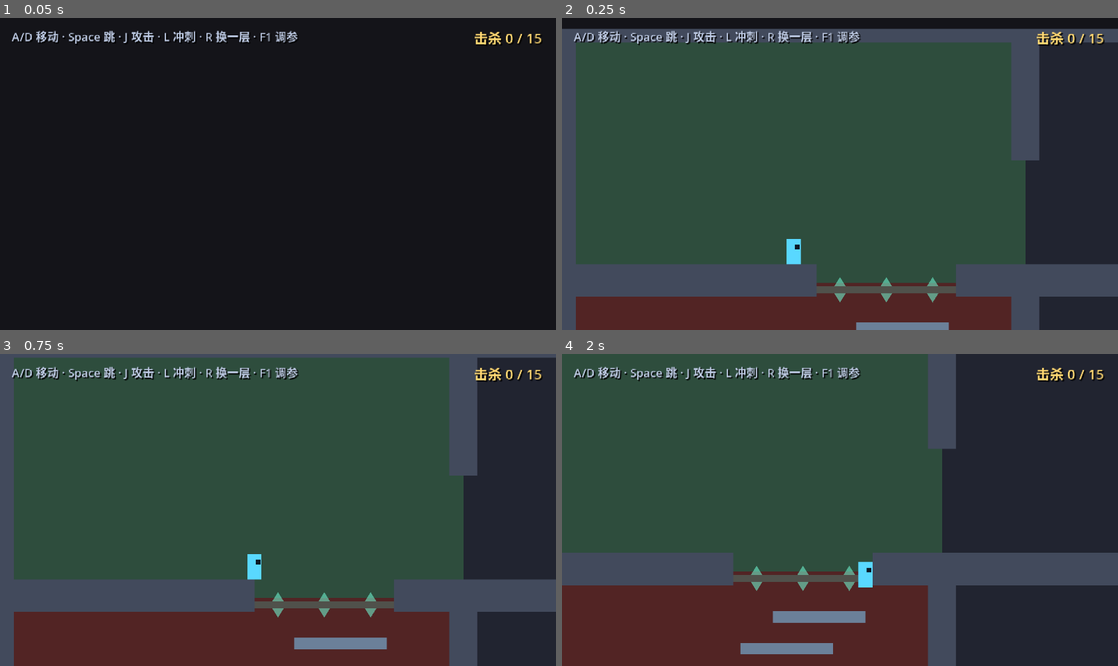
Above: before the commit, frames 1-4 (two rows, left to right).
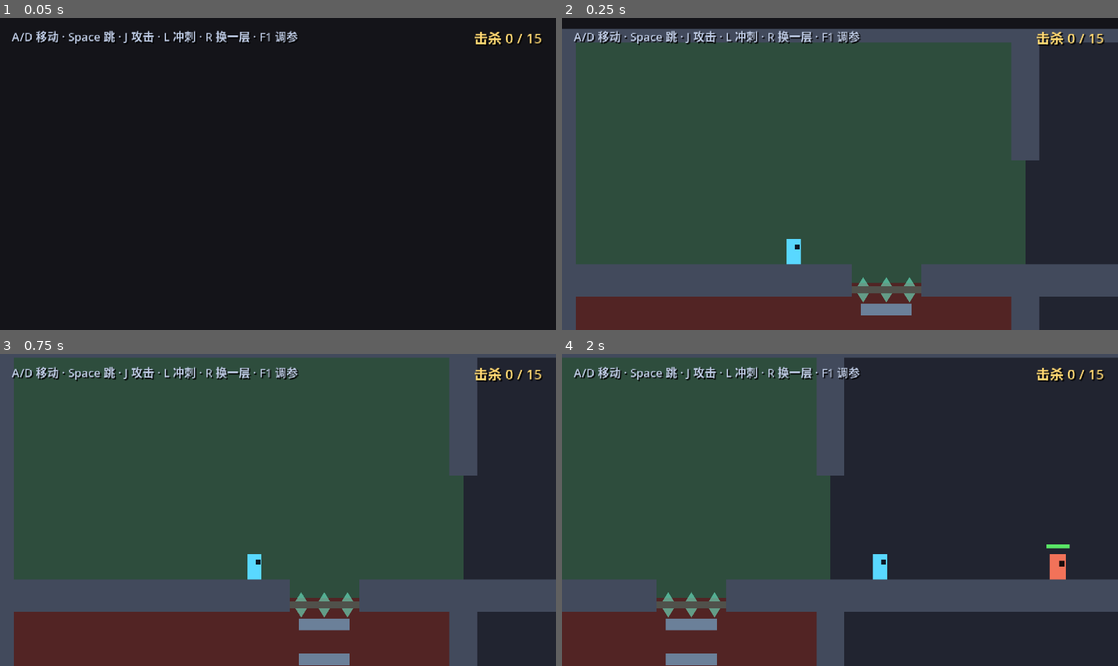
Above: after the commit, the same moments.

Repository: Palard-Lancelot/Palard-ZMD
Game: Godot game, scene res://scenes/world/generated_level.tscn
The game is run twice, just before and just after one commit, with the same random seed, the same clock (stepped at 60 frames per second) and the same inputs. This scene is started directly instead of the project's main scene.
Inputs:
- Up to frame 1 (0.05 s): no input
- Up to frame 2 (0.25 s): no input
- Up to frame 3 (0.75 s): tap Enter at 0.5 s; hold D (move_right) from 0.53 s (still down); tap J (attack) at 0.6 s
- Up to frame 4 (2 s): keep holding D (move_right); tap Space (jump) at 0.77, 1.52 s; tap L (dash) at 1.35 s

Frame 1 is identical in both runs. In frame 2, 1.9% of the frame differs, in the area x 45-71%, y 79-100%; in frame 3, 2.5%; in frame 4, 37%, in the area x 0-100%, y 0-100%.

Commit message:
fix(levelgen): 竖井爬不上去的真正原因 —— 最后一跳够不到 + 洞太宽
用户反馈"方块跳到最高也过不去"，前两次都改错方向（加台阶、加宽洞）。
按坐标算清楚后是三个独立的数同时不满足：

1. 最后一跳够不到
   上层房间可站立面 y=-16，最高台阶 y=+39.6，需要 55.6px，跳跃只有 45px
   → 脚底最高停在 -8.4，永远差 7.6px
   改为锚定 TOP_LEDGE_Y=23，最后一跳固定 40px

2. 玩家头会伸进上层地板底面
   约束 TOP_LEDGE_Y >= 玩家高 22

3. 从洞里冒出来后横向够不着实地（真正的元凶）
   滞空 0.265s、空中加速 1237px/s² → 只能横移约 33px
   而洞宽 120 时从洞中央到实地需要 54px，永远差 21px
   → V_SHAFT_W 120→60，LEDGE_W 80→44，台阶不再左右交错
   （洞的可见性由青色标记负责，不靠把洞开大）

测试判据一并修正：
  旧判据"攀升 >= ROOM_H*0.85"在 y=+17 就判通过，而可站立面在 y=-16 ——
  玩家只是蹦一下就算过，这是这个 bug 藏了这么久的直接原因。
  新判据：is_on_floor() 且 position.y < 边界 y，即必须真的站在上层房间里。

同时修复测试环境噪声：
  PALARD_ISOLATE 只有 test_level.gd 实现，generated_level.gd 不看它，
  几何测试跑几十秒足够被敌人打死，玩家进 DEAD 后整组不起跳，
  报出来是"最高 +0px"，看着像几何 bug。现在两个关卡脚本都认这个变量。

顺带修掉两处测试脆弱点：
  - test_level_geometry 的射线不认 one_way_collision，台阶间距改成 30.17px
    后正好和 30/60/90/120/150/180 的探测高度重合，6 条通的门被误判堵死
    → 改为只测贴地 5/11/17px 的走路通道
  - test_generated_level 原来"一路按右键 200 帧位移>120px 算过"，
    玩家会踩进地板竖井洞掉到下层 → 改为挑真实水平边，跨过墙就收工

12 套件 / 72 断言全部通过；垂直攀爬 7/7 组真正站进上层房间，最差顶点余量 +12px

Diff:
--- a/scripts/world/generated_level.gd
+++ b/scripts/world/generated_level.gd
@@ -13,6 +13,14 @@
 const RoomGraphScript := preload("res://scripts/world/room_graph.gd")
 const LevelBuilder := preload("res://scripts/world/level_builder.gd")
 const RusherScene := preload("res://scenes/enemies/rusher.tscn")
+
+## 隔离模式：环境变量 PALARD_ISOLATE=1 时冻结所有敌人 AI。
+##
+## ⚠️ 为什么生成关卡也必须支持：几何类测试（垂直攀爬 / 关卡几何）要跑几十秒
+##    游戏时间，敌人是活的就会把玩家打死 —— 玩家一进 DEAD 状态就再也跳不起来，
+##    测试报出来的现象是"这一组完全没起跳"，看着像几何 bug，其实是战斗干扰。
+##    这类"测试环境本身引入了噪声"的坑，比被测代码的 bug 更难查。
+const ISOLATE_ENV := "PALARD_ISOLATE"
 
 ## 默认种子（可按 R 换一个）
 var seed_value: int = 12345
@@ -101,9 +109,28 @@
 	overlay.visible = false
 	_update_hud()
 
-	print("[GENLEVEL] 种子 %d  房间 %d  敌人 %d  入口→出口跨度 %d 格" % [
+	if OS.get_environment(ISOLATE_ENV) == "1":
+		_isolate_enemies()
+
+	print("[GENLEVEL] 种子 %d  房间 %d  敌人 %d  入口→出口跨度 %d 格%s" % [
 		seed_value, graph.rooms.size(), _total_enemies,
-		graph.stats.get("entrance_exit_dx", -1)])
+		graph.stats.get("entrance_exit_dx", -1),
+		"（隔离模式：敌人 AI 已冻结）" if OS.get_environment(ISOLATE_ENV) == "1" else ""])
+
+
+## 冻结所有敌人的 AI 与攻击盒（保留可被攻击的靶子）
+func _isolate_enemies() -> void:
+	var count := 0
+	for c in get_children():
+		if not c.is_in_group("generated_enemy") or not is_instance_valid(c):
+			continue
+		c.set_physics_process(false)
+		c.set("hostile", false)
+		var ab: Node = c.get_node_or_null("EnemyAttackBox")
+		if ab and ab.has_method("deactivate"):
+			ab.deactivate()
+		count += 1
+	print("[GENLEVEL] 已冻结 %d 个敌人的 AI" % count)
 
 
 # ============================================================
--- a/scripts/world/level_builder.gd
+++ b/scripts/world/level_builder.gd
@@ -101,11 +101,12 @@
 # 现在的方案：**上行洞与下行洞在 X 方向错开**。
 #   上行洞在 center - SHIFT，下行洞在 center + SHIFT。
 #   这样玩家永远能站在「下行洞旁边」的实地上，从上行洞往上跳。
-const V_SHAFT_W := 120.0      ## 洞宽
+const V_SHAFT_W := 60.0       ## 洞宽。⚠️ 见下方「洞宽 = 难度」的算式，不要凭感觉调大
 const V_SHAFT_SHIFT := 80.0   ## 上行洞/下行洞相对房间中心的偏移（错开的关键）
-const LEDGE_W := 80.0
+const LEDGE_W := 44.0         ## 台阶宽。必须塞得进洞里（见算式）
 const LEDGE_H := 10.0
 const LEDGE_COUNT := 6        ## 台阶数：越多最后一段越短，越容易跳上去
+const TOP_LEDGE_Y := 23.0     ## 最高一级台阶的 y（相对房间原点）。算式见 _build_climb_ledges
 
 ## 某个"水平边界"上的洞的 x 坐标。
 ##
@@ -226,22 +227,63 @@
 		root.add_child(dn)
 
 
-## 攀爬台阶：沿**上行洞**的竖直通道交错放单向平台。
+## 攀爬台阶：沿**上行洞**的竖直通道放单向平台。
 ##
 ## ⚠️ 必须用 one_way_collision（单向碰撞）：
 ##    实心平台只能从侧面绕、不能从下方穿过 —— 玩家从下往上跳会撞头。
 ##    单向平台从下方可穿过、从上方可站立，是横板平台游戏的标准做法。
+##
+## ⚠️⚠️ 竖井能不能爬上去，**完全由三个数决定**。
+##    这三个数不能凭感觉调，必须按下面这套算式核一遍。
+##    （玩家碰撞盒 12x22，实测起跳上升 45px —— 理论 48px，
+##      被「可变跳跃高度」按 24/44 帧松开和离散积分吃掉 3px）
+##
+##   【算式 1】最高一级台阶能放多高？
+##     玩家站在台阶上，头顶会伸进「边界实心带」的纵向范围里
+##     （边界带 = 上层地板 16 + 下层天花板 12，跨 y -16..+12）。
+##     只要头顶还在洞里（洞比玩家宽）就不会撞，但台阶本身必须塞进洞里：
+##
+##       TOP_LEDGE_Y >= 玩家高 22          → 头顶不越过上层地板**底面**
+##       LEDGE_W/2 + 玩家宽/2 <= V_SHAFT_W/2   → 人站在台阶边缘也还在洞里
+##
+##   【算式 2】最后一跳的**余量**（这是最要命的数）
+##     上层房间可站立面 = -16（跨过边界后，上层地板的上表面）
+##     顶点脚底 = TOP_LEDGE_Y - 45
+##     余量     = -16 - (TOP_LEDGE_Y - 45) = 29 - TOP_LEDGE_Y
+##
+##     TOP_LEDGE_Y=30 → 余量 **-1px**（跳不到，脚底永远差一点）
+##     TOP_LEDGE_Y=24 → 余量 +5px
+##     TOP_LEDGE_Y=23 → 余量 +6px
+##
+##   【算式 3】玩家从洞里冒出来后，**横向够不够得着实地**？
+##     ⚠️ 这才是"跳到最高也过不去"的真正元凶。
+##     玩家从洞中央冒出来时，左右都是空的，必须先横move 到洞沿以外，
+##     才能踩到上层地板。可用的滞空时间由算式 2 的余量决定：
+##
+##       余量 6px → 越过上层地板表面的时间 ≈ 2*sqrt(2*6/682.7) = 0.265s
+##       空中加速 = 1650 * air_control(0.75) = 1237 px/s² → 0.13s 到满速
+##       0.265s 内水平位移 ≈ 33px
+##       需要位移 = V_SHAFT_W/2 - 玩家半宽 6
+##
+##       V_SHAFT_W=120 → 需要 54px > 33px  ✗ **永远差 21px，这是核心 bug**
+##       V_SHAFT_W=60  → 需要 24px < 33px  ✓ 余 9px
+##
+##    曾经洞宽 120（为了让玩家"看得见洞"），结果洞太宽反而爬不进去。
+##    可见性改由 _add_gap_marker 的青色标记负责，洞本身要窄。
+##
+##   【为什么不再左右交错】
+##     交错能增加路线变化，但会让玩家冒出的位置偏离洞中线、把算式 3 的
+##     余量吃掉。竖井攀爬的正确手感是「按住跳一路往上」，不需要之字形。
 static func _build_climb_ledges(root: Node2D, origin: Vector2, room_row: int) -> void:
 	var up_x: float = _up_gap_x(origin, room_row)
-	var floor_y: float = origin.y + ROOM_H - FLOOR_H
-	var step: float = (ROOM_H - FLOOR_H - WALL_THICK) / float(LEDGE_COUNT + 1)
+	var floor_y: float = origin.y + ROOM_H - FLOOR_H        # +204
+	var top_y: float = origin.y + TOP_LEDGE_Y               # +23
+	var step: float = (floor_y - top_y) / float(LEDGE_COUNT)
 
 	for i in LEDGE_COUNT:
 		var y: float = floor_y - step * float(i + 1)
-		# 在上行洞内左右交错，形成之字形攀爬路线
-		var side: float = -1.0 if i % 2 == 0 else 1.0
-		var x: float = up_x + side * (V_SHAFT_W * 0.5 - LEDGE_W * 0.5 - 6.0)
-		_add_solid(root, Vector2(x, y), Vector2(LEDGE_W, LEDGE_H), true)
+		# 竖直正对洞中线：玩家只需按住跳跃，不用左右找位置
+		_add_solid(root, Vector2(up_x, y), Vector2(LEDGE_W, LEDGE_H), true)
 
 
 ## 判断某格是否已被某个房间占据
--- a/tests/test_generated_level.gd
+++ b/tests/test_generated_level.gd
@@ -3,42 +3,61 @@
 ##
 ## 验证 level_builder.gd 建出的几何真的能走：
 ##   1. 场景能加载并生成
-##   2. 玩家被放在入口房
-##   3. 门洞可通行 —— 玩家按住方向键能走出入口房
+##   2. 玩家能站住（不穿地板）
+##   3. 相邻房间之间的门洞，玩家**真的能走进去**
 ##   4. 相机 limit 覆盖整层
 ##
-## ⚠️ 为什么必须测这个：
-##   图论上"连通"不等于几何上"能走"。墙留错位置、门洞高度不够、
-##   地板把你挡在门里 —— 这些问题图论测试全看不出，
-##   只有真的让角色走一遍才能发现。
+## ⚠️ 这个测试被自己的测法坑过一次，教训值得留着：
+##
+##   最初版本：把玩家放在入口房中央，按住右键 200 帧，
+##             断言"水平位移 > 120px"。
+##
+##   结果：玩家往右走，正好踩进**地板上的竖井洞**，掉到下层房间去了。
+##         位移只有 104px，测试报"几何有问题 —— 检查门洞"，
+##         但其实门洞完全正常，是**测法本身假设错了**：
+##         房间地面本来就可能开洞（层内上下连通就靠它），
+##         "一路按右键能走多远"并不是一个定义明确的东西。
+##
+##   现在改为：从图里挑一条真实存在的**水平相邻边**，
+##             把玩家放在左房里离共享墙 60px 的地面上，
+##             按方向键直到跨过 x 边界就立刻收工。
+##             这个区间离任何竖井洞都至少 30px（洞最远到离墙 90px），
+##             所以不会掉下去。
 ##
 ## 用法：
 ##   $env:DSH_SKIP_BOOT_QUIT = "1"
 ##   & $GODOT --headless --path . --script "res://tests/test_generated_level.gd"
 
 const WARMUP := 30          ## 等生成完成 + 玩家落地
-const RUN_FRAMES := 200     ## 按住方向键跑多久
+const MAX_RUN_FRAMES := 120 ## 最多按方向键多久（165px/s 足够走完 60px + 余量）
+const ROOM_W := 400.0
+const ROOM_H := 220.0
+const FLOOR_H := 16.0
 
 var _level: Node2D = null
 var _player: CharacterBody2D = null
 var _started := false
 var _frame := 0
+var _run_frames := 0
 
 var _rooms_ok := false
 var _room_count := 0
+var _edge_found := false
+var _boundary_x := 0.0
+var _move_right := true
 var _start_x := 0.0
-var _start_cell := Vector2i.ZERO
 var _end_x := 0.0
-var _end_cell := Vector2i.ZERO
-var _moved := 0.0
-var _cell_changed := false
+var _crossed := false
 var _cam_limits := Rect2i()
+var _done := false
 
 
 func _physics_process(_d: float) -> bool:
 	if not _started:
 		_boot()
 		return false
+	if _done:
+		return true
 
 	_frame += 1
 
@@ -51,33 +70,130 @@
 			return true
 		_room_count = g.rooms.size()
 		_rooms_ok = _room_count > 0
-		_start_x = _player.position.x
-		_start_cell = _cell_of(_start_x, _player.position.y)
 		var cam := _player.get_node_or_null("Camera2D") as Camera2D
 		if cam:
 			_cam_limits = Rect2i(cam.limit_left, cam.limit_top,
 				cam.limit_right - cam.limit_left, cam.limit_bottom - cam.limit_top)
-		return false
-
-	if _frame > WARMUP and _frame <= WARMUP + RUN_FRAMES:
-		Input.action_press("move_right")
-
-	if _frame == WARMUP + RUN_FRAMES:
-		Input.action_release("move_right")
+		_place_at_horizontal_door(g)
+		return false
+
+	if _frame <= WARMUP:
+		return false
+
+	# 按方向键走向隔壁房间
+	if _run_frames < MAX_RUN_FRAMES:
+		_run_frames += 1
+		var act := "move_right" if _move_right else "move_left"
+		Input.action_press(act)
 		_end_x = _player.position.x
-		_end_cell = _cell_of(_end_x, _player.position.y)
-		_moved = _end_x - _start_x
-		_cell_changed = _end_cell != _start_cell
-		_report()
-		return true
+		# 跨过共享墙就立刻收工，别继续走进对面房间的竖井洞
+		if _move_right and _end_x > _boundary_x + 10.0:
+			_crossed = true
+			_finish()
+		elif not _move_right and _end_x < _boundary_x - 10.0:
+			_crossed = true
+			_finish()
+		return false
+
+	_finish()
 	return false
 
 
-func _cell_of(x: float, y: float) -> Vector2i:
-	return Vector2i(
-		int(floor(x / 400.0)),      # LevelBuilder.ROOM_W
-		int(floor(y / 220.0))       # LevelBuilder.ROOM_H
-	)
+## 从图里挑一条水平相邻边，把玩家放到左房离共享墙 60px 的地面上。
+##
+## ⚠️ 为什么是 60px：竖井洞最远只到离墙 90px（房间中心 ±80，洞半宽 30），
+##    60px 处地面一定是实的。跨过墙 10px 就收工，也不会碰到对面房间的洞。
+func _place_at_horizontal_door(g: RefCounted) -> void:
+	var cell_of := {}
+	for rm in g.rooms:
+		cell_of[rm["id"]] = rm["cell"]
+
+	var pick: Array = []
+	for e in g.edges:
+		var id_a: int = e[0]
+		var id_b: int = e[1]
+		if not cell_of.has(id_a) or not cell_of.has(id_b):
+			continue
+		var ca: Vector2i = cell_of[id_a]
+		var cb: Vector2i = cell_of[id_b]
+		var d: Vector2i = cb - ca
+		if absi(d.y) == 0 and absi(d.x) == 1:
+			pick.append([ca, cb])
+			break
+
+	if pick.is_empty():
+		print("[TEST] FAIL: 本层没有水平相邻边，无法测试门洞")
+		return
+
+	var ca: Vector2i = pick[0][0]
+	var cb: Vector2i = pick[0][1]
+	_edge_found = true
+	_move_right = cb.x > ca.x
+	var left_cell: Vector2i = ca if _move_right else cb
+	_boundary_x = float(maxi(ca.x, cb.x)) * ROOM_W
+	var floor_y: float = float(left_cell.y) * ROOM_H + ROOM_H - FLOOR_H
+
+	_start_x = _boundary_x - 60.0
+	if _move_right:
+		_start_x = _boundary_x - 60.0
+	else:
+		_start_x = _boundary_x + 60.0
+
+	if _player.has_method("respawn"):
+		_player.respawn()
+	_player.position = Vector2(_start_x, floor_y - 11.0)
+	_player.velocity = Vector2.ZERO
+	_player.set_physics_process(true)
+	print("[TEST] 测试门洞：%s → %s  共享墙 x=%.0f  起点 x=%.0f 方向 %s" % [
+		str(ca), str(cb), _boundary_x, _start_x, "右" if _move_right else "左"])
+
+
+func _finish() -> void:
+	_done = true
+	Input.action_release("move_right")
+	Input.action_release("move_left")
+	_end_x = _player.position.x
+	_report()
+
+
+func _report_fail(reason: String) -> void:
+	print("[TEST] 结果: 0 / 5 通过（%s）" % reason)
+	quit(1)
+
+
+func _report() -> void:
+	var moved: float = absf(_end_x - _start_x)
+
+	print("")
+	print("[TEST] ========== 生成关卡可达性测试 ==========")
+	print("[TEST] 房间数: %d" % _room_count)
+	print("[TEST] 共享墙 x=%.0f  起点 x=%.0f  终点 x=%.0f  位移 %.1f px" % [
+		_boundary_x, _start_x, _end_x, moved])
+	print("[TEST] 相机 limit: %s" % str(_cam_limits))
+
+	var checks: Array = [
+		["场景生成成功（%d 个房间）" % _room_count, _rooms_ok],
+		["找到一条水平相邻边用于测门洞", _edge_found],
+		["玩家能站在房间地面上（位移 %.1fpx）" % moved, moved > 10.0],
+		["跨过共享墙走进隔壁房间（门洞可通行）", _crossed],
+		["相机 limit 覆盖多层（宽 %d）" % _cam_limits.size.x, _cam_limits.size.x > 400],
+	]
+
+	var passed := 0
+	for c in checks:
+		var ok: bool = c[1]
+		if ok:
+			passed += 1
+		print("[TEST]   %s %s" % ["[PASS]" if ok else "[FAIL]", c[0]])
+
+	print("[TEST] -----------------------------------------")
+	print("[TEST] 结果: %d / %d 通过" % [passed, checks.size()])
+	if passed == checks.size():
+		print("[TEST] ★ 生成关卡可玩 —— 图论连通已转化为几何可通行")
+	else:
+		print("[TEST] ✗ 几何有问题 —— 检查门洞 / 地板 / 墙的位置")
+	print("[TEST] =========================================")
+	quit(0 if passed == checks.size() else 1)
 
 
 func _boot() -> void:
@@ -93,42 +209,3 @@
 	if _player == null:
 		print("[TEST] FAIL: 找不到 Player")
 		_report_fail("找不到 Player")
-
-
-func _report_fail(reason: String) -> void:
-	print("[TEST] 结果: 0 / 4 通过（%s）" % reason)
-	quit(1)
-
-
-func _report() -> void:
-	print("")
-	print("[TEST] ========== 生成关卡可达性测试 ==========")
-	print("[TEST] 房间数: %d" % _room_count)
-	print("[TEST] 起点 x=%.1f（格 %s） 终点 x=%.1f（格 %s）" % [
-		_start_x, str(_start_cell), _end_x, str(_end_cell)])
-	print("[TEST] 水平位移: %.1f px" % _moved)
-	print("[TEST] 相机 limit: %s" % str(_cam_limits))
-
-	var checks: Array = [
-		["场景生成成功（%d 个房间）" % _room_count, _rooms_ok],
-		["玩家被放在入口房", _start_x > 0.0],
-		["能走出入口房（位移 %.0fpx）" % _moved, _moved > 120.0],
-		["跨越了房间边界（门洞可通行）", _cell_changed],
-		["相机 limit 覆盖多层", _cam_limits.size.x > 400],
-	]
-
-	var passed := 0
-	for c in checks:
-		var ok: bool = c[1]
-		if ok:
-			passed += 1
-		print("[TEST]   %s %s" % ["[PASS]" if ok else "[FAIL]", c[0]])
-
-	print("[TEST] -----------------------------------------")
-	print("[TEST] 结果: %d / %d 通过" % [passed, checks.size()])
-	if passed == checks.size():
-		print("[TEST] ★ 生成关卡可玩 —— 图论连通已转化为几何可通行")
-	else:
-		print("[TEST] ✗ 几何有问题 —— 检查门洞 / 地板 / 墙的位置")
-	print("[TEST] =========================================")
-	quit(0 if passed == checks.size() else 1)
--- a/tests/test_level_geometry.gd
+++ b/tests/test_level_geometry.gd
@@ -101,17 +101,29 @@
 			_sc_edges += 1
 
 
-## 水平相邻：从 A 中心到 B 中心打垂直射线，在多个高度试，任一通过即可
+## 水平相邻：验证共享墙上确实留了门洞（= 玩家能走过去）。
+##
+## ⚠️ 为什么不再「房间中心 → 房间中心」打 6 个高度的射线：
+##    射线检测**不认 one_way_collision**，会把竖井攀爬台阶当成实心墙。
+##    原来探测高度是 30/60/90/120/150/180（相对地面），
+##    台阶间距调成 (204-23)/6 = 30.17px 之后，6 个高度和 6 级台阶几乎一一重合，
+##    于是 15 条水平边里有 6 条被**误判**成"被堵死"。
+##    （台阶是单向平台，玩家从下方可穿过、从上方可站立，本来就不该算墙。）
+##
+##    现在只测「玩家走路高度」：贴地 5/11/17px 三条射线。
+##    这个高度一定在门洞内（门洞高 90），也一定在最低一级台阶之下（最低台阶离地 25px）。
+##    三条都要通 —— 玩家身体高 22px，任何一条被挡都说明走不过去。
 func _probe_horizontal(space: PhysicsDirectSpaceState2D, ca: Vector2i, cb: Vector2i) -> bool:
-	var heights := [30.0, 60.0, 90.0, 120.0, 150.0, 180.0]
-	for h in heights:
-		var pa := Vector2(ca.x * ROOM_W + ROOM_W * 0.5, ca.y * ROOM_H + ROOM_H - FLOOR_H - h)
-		var pb := Vector2(cb.x * ROOM_W + ROOM_W * 0.5, cb.y * ROOM_H + ROOM_H - FLOOR_H - h)
-		var q := PhysicsRayQueryParameters2D.create(pa, pb)
+	var floor_y: float = float(ca.y) * ROOM_H + ROOM_H - FLOOR_H
+	var ax: float = float(ca.x) * ROOM_W + ROOM_W * 0.5
+	var bx: float = float(cb.x) * ROOM_W + ROOM_W * 0.5
+	for h in [5.0, 11.0, 17.0]:
+		var y: float = floor_y - h
+		var q := PhysicsRayQueryParameters2D.create(Vector2(ax, y), Vector2(bx, y))
 		q.collision_mask = 1
-		if space.intersect_ray(q).is_empty():
-			return true
-	return false
+		if not space.intersect_ray(q).is_empty():
+			return false
+	return true
 
 
 ## 垂直相邻：在共享边界高度打水平射线，检查**洞所在位置**是否真的空。
--- a/tests/test_vertical_climb.gd
+++ b/tests/test_vertical_climb.gd
@@ -3,13 +3,23 @@
 ##
 ## ⚠️ 存在的理由：**有洞 ≠ 爬得上**。
 ##
-## 背景：第一版攀爬台阶做成实心块，玩家从下往上跳会撞头。
-## 第二版改成单向平台，但只放了 4 级台阶 ——
-## 最高一级到天花板只剩 45.4px，跳跃高度 48px，余量仅 2.6px，
-## 被离散积分和可变跳跃的微小损失吃掉，玩家实际还是跳不上去。
-##
-## 所以本测试**遍历所有垂直相邻房间**，逐个真的跳一遍。
-## 只测第一对会漏掉布局差异导致的失败。
+## 这个测试被同一类 bug 骗过两次，两次的教训必须记住：
+##
+##   第一次：台阶做成实心块，玩家从下往上跳会撞头 —— 完全爬不上。
+##   第二次：单向平台但只放 4 级，最高一级到天花板只剩 45.4px（跳跃 48px），
+##           余量 2.6px 被离散积分吃掉，实际跳不上去。
+##
+##   第三次（最隐蔽）：判据写的是「攀升 >= ROOM_H * 0.85」。
+##           起点在下层地板 y=+204，0.85 层 = 187px → 只要到 y=+17 就算通过。
+##           而**上层房间的可站立面在 y=-16**！
+##           于是玩家爬到最高一级台阶（y=+39.6）、甚至只是蹦到 y=+17，
+##           就已经"通过测试"了 —— 但脚底**从未越过边界 y=0**，
+##           玩家在游戏里看到的就是"跳到最高也过不去"。
+##           **测试通过 ≠ 玩家上去了。判据必须量到玩家真正站在上层房间的地板上。**
+##
+## 现在的判据：`is_on_floor() 且 position.y < 边界 y`。
+##   这个判据与 Player 节点原点是脚底还是中心无关（-16 和 -27 都 < 0），
+##   而且 y < 0 只可能出现在上层房间里（0..12 的墙带是实心的，进不去）。
 ##
 ## 用法：
 ##   $env:DSH_SKIP_BOOT_QUIT = "1"
@@ -18,12 +28,14 @@
 const ROOM_W := 400.0
 const ROOM_H := 220.0
 const FLOOR_H := 16.0
-
-const MAX_FRAMES := 420
+const V_SHAFT_SHIFT := 80.0
+
+## 攀 6 级台阶 + 每次起跳 44 帧 → 至少 264 帧，再留横向找落点的余量。
+const MAX_FRAMES := 720
 ## ⚠️ 跳跃必须长按：可变跳跃高度会在松开时截断上升速度。
-##    实测只按 4 帧松开 → 只升 22px（应为 48px），会误判"爬不上去"。
+##    到顶点需要 22.5 帧，只按 4 帧 → 只升 22px（应为 47px），会误判"爬不上去"。
 const JUMP_PERIOD := 44
-const JUMP_HOLD := 20
+const JUMP_HOLD := 24
 
 var _level: Node2D = null
 var _player: CharacterBody2D = null
@@ -41,8 +53,10 @@
 var _target_pair := Vector2i.ZERO
 var _collected := false
 var _shaft_x := 0.0
-var _landed_y := 0.0
-var _landed_floor := false
+var _room_center_x := 0.0
+var _boundary_y := 0.0
+var _ever_upper_floor := false
+var _last_floor_y := 0.0
 
 
 func _physics_process(_d: float) -> bool:
@@ -84,8 +98,16 @@
 	elif phase == JUMP_HOLD:
 		Input.action_release("jump")
 
-	# 朝洞口方向移动（模拟玩家走向竖井）
-	var dx: float = _shaft_x - _player.position.x
+	# 横向操控：
+	#   还没穿过边界 → 朝竖井中线靠，沿着台阶往上爬；
+	#   **已经穿过边界 → 朝房间中心走，那里才是上层房间的实地。**
+	#   ⚠️ 这一条是"过不去"的最后一个坑：洞有 V_SHAFT_W 宽，
+	#      玩家从洞中央冒出来时，左右两侧各有一段空洞，
+	#      必须横move 到洞沿以外才能踩到上层地板。
+	var target_x: float = _shaft_x
+	if _player.position.y < _boundary_y:
+		target_x = _room_center_x
+	var dx: float = target_x - _player.position.x
 	if absf(dx) > 6.0:
 		if dx > 0.0:
 			Input.action_press("move_right")
@@ -99,15 +121,15 @@
 
 	_min_y = minf(_min_y, _player.position.y)
 	if _player.is_on_floor() and _player.velocity.y >= 0.0:
-		_landed_y = _player.position.y
-		_landed_floor = true
-
-	# 过关判定：攀升足够，或超时
-	var climbed: float = _start_y - _min_y
-	if climbed >= ROOM_H * 0.85:
-		_finish_pair(climbed, true)
+		_last_floor_y = _player.position.y
+		# ★ 真正的通过条件：站在上层房间里
+		if _player.position.y < _boundary_y:
+			_ever_upper_floor = true
+
+	if _ever_upper_floor:
+		_finish_pair(true)
 	elif _frame >= MAX_FRAMES:
-		_finish_pair(climbed, false)
+		_finish_pair(false)
 	return false
 
 
@@ -116,40 +138,44 @@
 	var lower: Vector2i = pair["lower"]
 	_target_pair = lower
 
-	# 上行洞位于房间中心 - V_SHAFT_SHIFT(70)。
-	# 玩家站在这个 x 的地面上（该处地板是实的，因为下行洞在 +70），
-	# 然后原地起跳穿过上行洞 —— 这就是真实的攀爬路线。
-	# 上行洞属于「本层与上一层的边界」，其位置由边界行号决定（逐行交替左右）：
+	# 上行洞属于「下层与上层的边界」，其位置由边界行号决定（逐行交替左右）：
 	#   boundary_row = lower.y - 1
 	#   sign = -1 若 boundary_row 为偶数，否则 +1
-	#   x = 房间中心 + sign * 70
-	var room_center: float = float(lower.x) * ROOM_W + ROOM_W * 0.5
+	#   x = 房间中心 + sign * V_SHAFT_SHIFT
+	_room_center_x = float(lower.x) * ROOM_W + ROOM_W * 0.5
+	_boundary_y = float(lower.y) * ROOM_H
 	var boundary_row: int = lower.y - 1
 	var sign: float = -1.0 if (boundary_row % 2 == 0) else 1.0
-	var shaft_x: float = room_center + sign * 80.0
+	_shaft_x = _room_center_x + sign * V_SHAFT_SHIFT
 	var floor_y: float = float(lower.y) * ROOM_H + ROOM_H - FLOOR_H
 
-	_player.position = Vector2(shaft_x, floor_y - 1.0)
+	# ⚠️ 必须先把玩家状态清干净：上一组若被敌人打伤/打死，
+	#    DEAD 状态会让玩家整组都不起跳，报出来像"几何 bug"。
+	if _player.has_method("respawn"):
+		_player.respawn()
+	_player.position = Vector2(_shaft_x, floor_y - 1.0)
 	_player.velocity = Vector2.ZERO
 	_player.set_physics_process(true)
 
-	_shaft_x = shaft_x
 	_start_y = _player.position.y
 	_min_y = _start_y
-	_landed_y = _start_y
-	_landed_floor = false
+	_last_floor_y = _start_y
+	_ever_upper_floor = false
 	Input.action_release("jump")
 	Input.action_release("move_left")
 	Input.action_release("move_right")
 
 
-func _finish_pair(climbed: float, ok: bool) -> void:
+func _finish_pair(ok: bool) -> void:
+	var climbed: float = _start_y - _min_y
+	# 顶点离"上层可站立面"还差多少：正数 = 越过了，负数 = 差多少够不到
+	var apex_above_upper_floor: float = (_boundary_y - FLOOR_H) - _min_y
 	_results.append({
 		"pair": _target_pair,
 		"climbed": climbed,
-		"landed_y": _landed_y,
-		"landed": _landed_floor and (_start_y - _landed_y) >= ROOM_H * 0.5,
-		"ok": _landed_floor and (_start_y - _landed_y) >= ROOM_H * 0.5,
+		"apex_gap": apex_above_upper_floor,
+		"landed_y": _last_floor_y,
+		"ok": ok,
 	})
 	Input.action_release("jump")
 	Input.action_release("move_left")
@@ -194,23 +220,24 @@
 func _report() -> void:
 	var total := _results.size()
 	var ok_count := 0
-	var worst := 99999.0
+	var worst_apex := 99999.0
 
 	if not _results.is_empty():
-		print("[TEST] 逐对结果:")
+		print("[TEST] 逐对结果（apex_gap 正数=脚底越过上层地板表面，负数=差多少）：")
 		for r in _results:
 			var mark := "[PASS]" if r["ok"] else "[FAIL]"
-			var landed_mark := "站稳" if r["landed"] else "掉回来"
-			print("[TEST]   %s 下层 %s  最高 %.0f px  %s  落脚 %.0f px" % [
-				mark, str(r["pair"]), r["climbed"], landed_mark,
+			var note := "站上层房间" if r["ok"] else "仍在下层"
+			print("[TEST]   %s 下层 %s  最高 +%.0f px  顶点余量 %+.1f px  %s  落脚 %.0f" % [
+				mark, str(r["pair"]), r["climbed"], r["apex_gap"], note,
 				float(r["landed_y"])])
 			if r["ok"]:
 				ok_count += 1
-			worst = minf(worst, r["climbed"])
+			worst_apex = minf(worst_apex, r["apex_gap"])
 
 	var checks: Array = [
 		["本层有垂直相邻房间（%d 组）" % total, total > 0],
-		["全部垂直通道可攀爬且站稳（%d/%d）" % [ok_count, total], ok_count == total and total > 0],
+		["全部垂直通道能真正站进上层房间（%d/%d）" % [ok_count, total],
+			ok_count == total and total > 0],
 	]
 
 	print("")
@@ -223,11 +250,11 @@
 		print("[TEST]   %s %s" % ["[PASS]" if ok else "[FAIL]", c[0]])
 	print("[TEST] ---------------------------------------")
 	if total > 0:
-		print("[TEST] 最差攀升: %.0f px（需要 >= %.0f）" % [worst, ROOM_H * 0.85])
+		print("[TEST] 最差顶点余量: %+.1f px（需要 >= 0：脚底必须越过上层地板表面）" % worst_apex)
 	print("[TEST] 结果: %d / %d 通过" % [passed, checks.size()])
 	if passed == checks.size():
-		print("[TEST] ★ 全部垂直通道可攀爬")
+		print("[TEST] ★ 全部垂直通道可真正爬上上层房间")
 	else:
-		print("[TEST] ✗ 有通道爬不上去 —— 检查台阶数 / 间距 / 是否为单向碰撞")
+		print("[TEST] ✗ 有通道爬不进上层 —— 检查 level_builder 的 TOP_LEDGE_Y 与洞宽")
 	print("[TEST] =======================================")
 	quit(0 if passed == checks.size() else 1)
